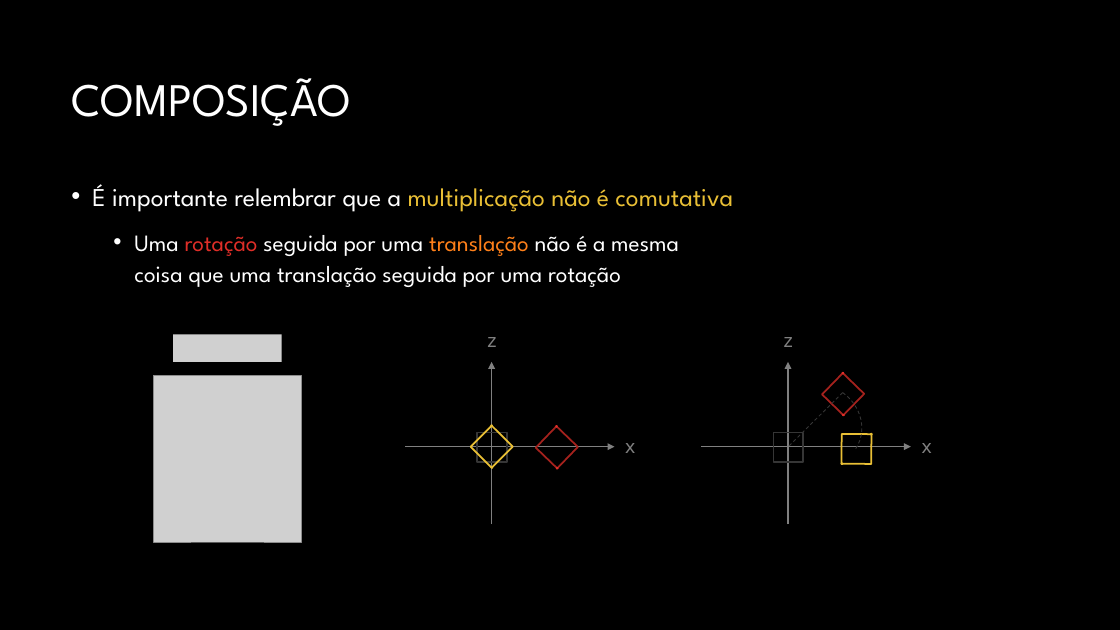
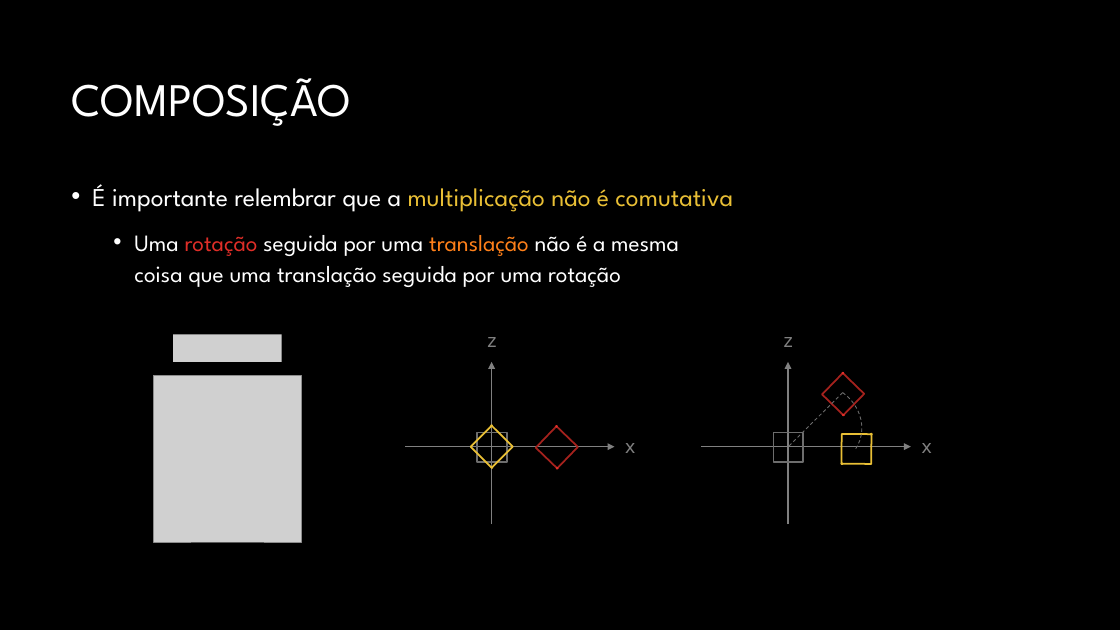
Before and after one commit to JudsonSS/CG, a slide deck: slide 32 of Slides/12. Transformações.pptx. Drawn at 1120x630 pixels with LibreOffice and Linux fonts; fonts in the diff are those of the drawing; grey boxes stand for pictures; background and template pictures are left out. Boxes give left, top, right and bottom in pixels: in the first picture for what was removed or moved away, otherwise in the second. Text is boxed around its words. In the diff, an @@ line names an element or a change of style, - is before the commit and + after.

```diff
--- a/Slides/12. Transformações.pptx
+++ b/Slides/12. Transformações.pptx
@@ arc (boxed as its full ellipse) at [762,368,878,482]: outline #363636 0.75 pt dashed to #6D6D6D 0.75 pt dashed @@
@@ line (843, 392) - (788, 447): stroke #363636 0.75 pt dashed to #6D6D6D 0.75 pt dashed @@
@@ rectangle at [477,433,507,462]: outline #363636 1.5 pt to #6D6D6D 1.5 pt @@
@@ rectangle at [774,433,803,462]: outline #363636 1.5 pt to #6D6D6D 1.5 pt @@
```
Also in this commit, not shown: 3 other slides changed.
